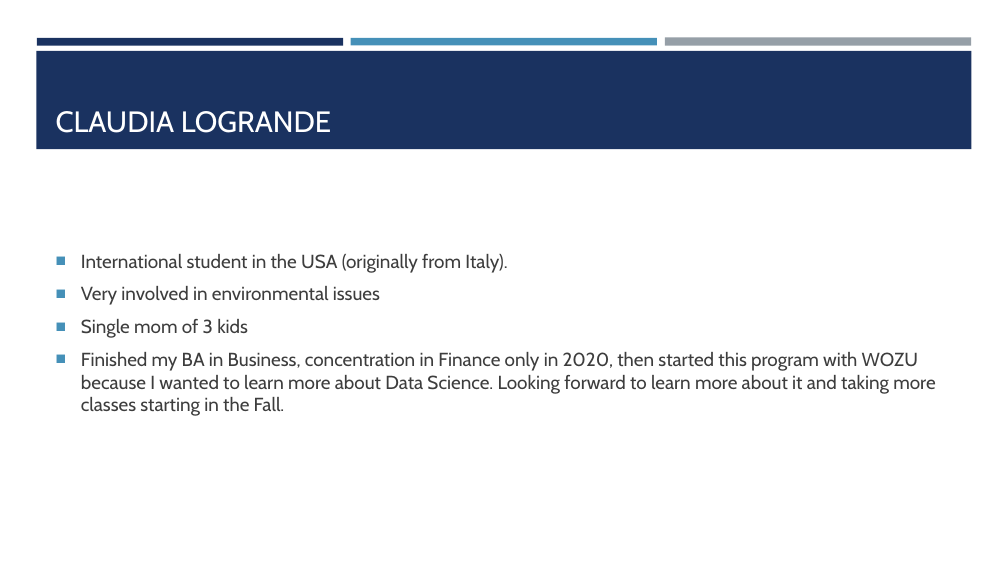
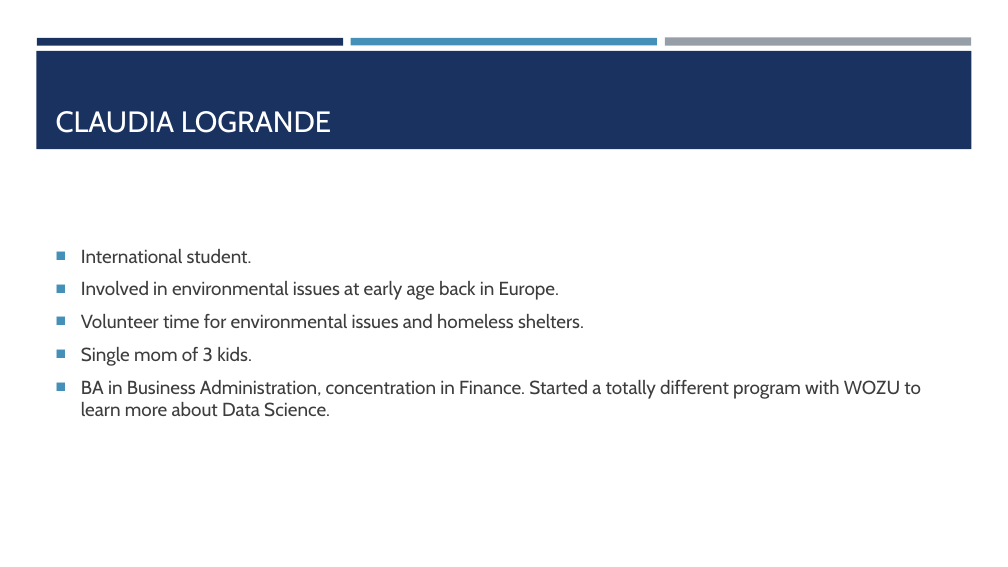
Before and after one commit to Claudy427/Final_Project, a slide deck: slide 3 of Solar Panels for homes.pptx. Drawn at 1008x567 pixels with LibreOffice and Linux fonts; fonts in the diff are those of the drawing. Boxes give left, top, right and bottom in pixels: in the first picture for what was removed or moved away, otherwise in the second. Text is boxed around its words. In the diff, an @@ line names an element or a change of style, - is before the commit and + after.

```diff
--- a/Solar Panels for homes.pptx
+++ b/Solar Panels for homes.pptx
@@ text at (81,249,921,417): text changed @@
-■ International student in the USA (originally from Italy).
-■ Very involved in environmental issues
-■ Single mom of 3 kids
-■ Finished my BA in Business, concentration in Finance only in 2020, then started this program with WOZU because I wanted to learn more about Data Science. Looking forward to learn more about it and taking more classes starting in the Fall.
+■ International student.
+■ Involved in environmental issues at early age back in Europe.
+■ Volunteer time for environmental issues and homeless shelters.
+■ Single mom of 3 kids.
+■ BA in Business Administration, concentration in Finance. Started a totally different program with WOZU to learn more about Data Science.
```
Also in this commit, not shown: 4 other slides changed, 11 slides added, 1 slide removed.
